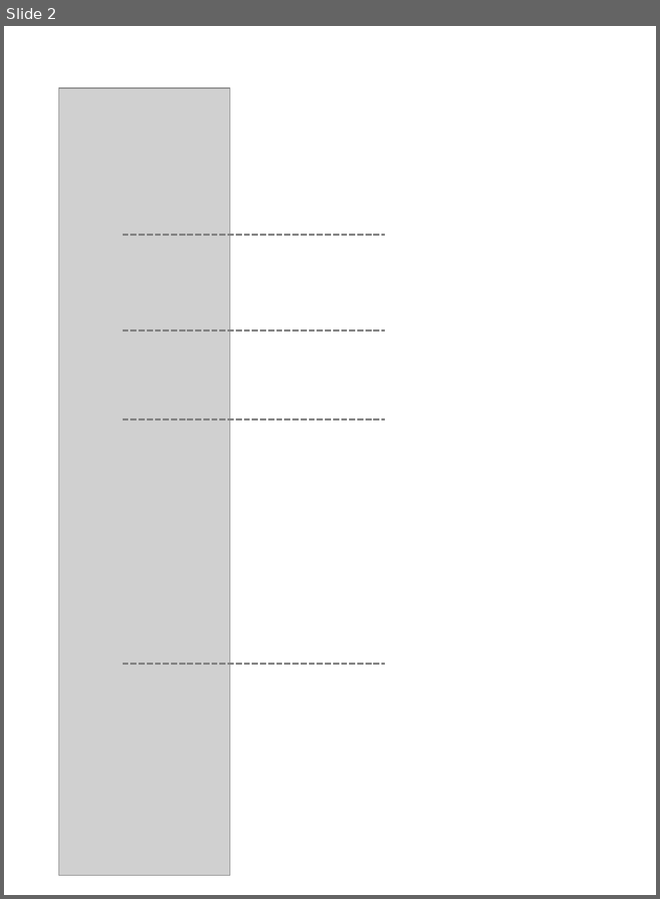
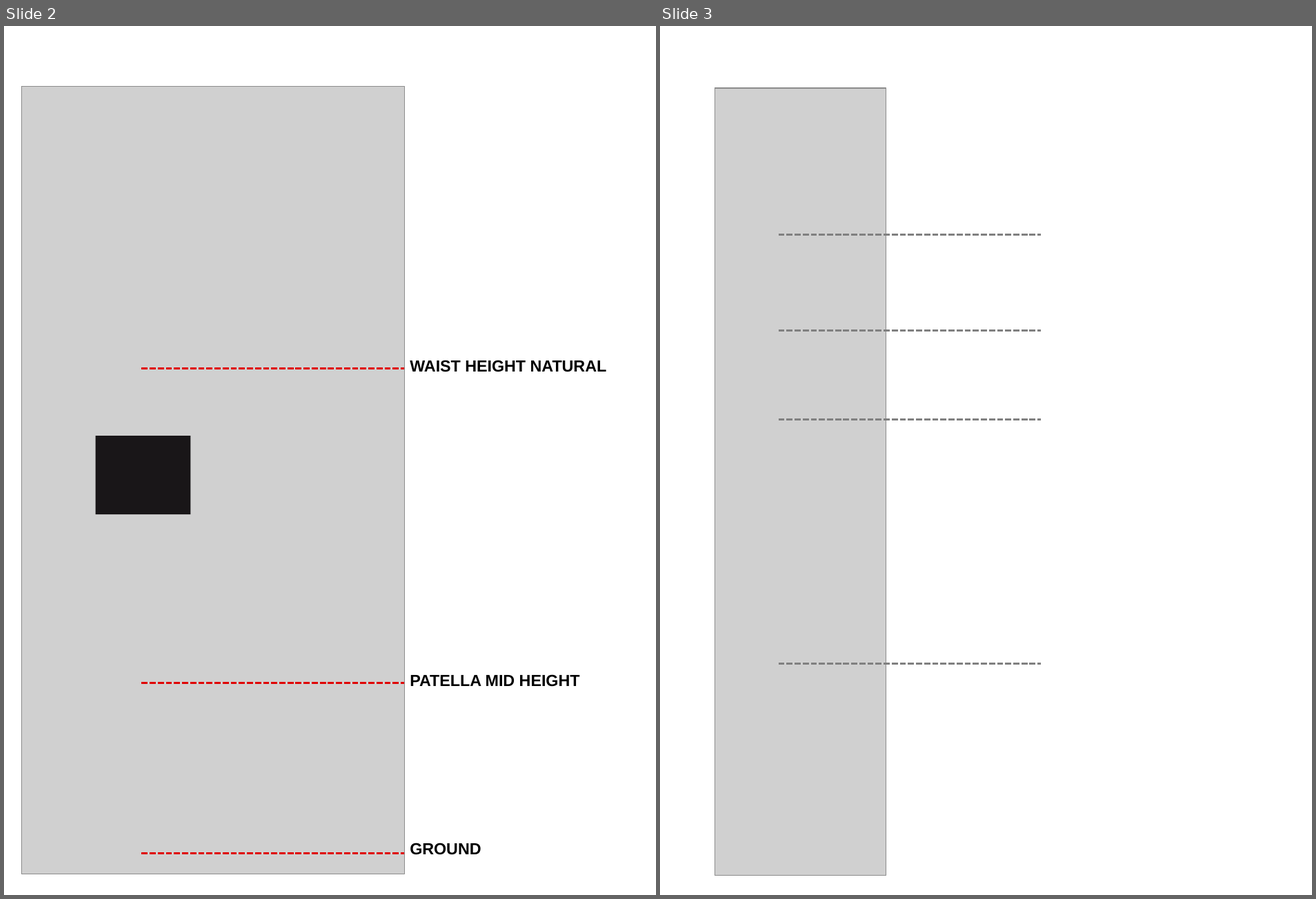
Before and after one commit to aaronbaggett/baseball_blog, a slide deck: figs/Anthro_Dimensions.pptx. Shown side by side, each under a label of ours: slide 2 before the commit, slides 2 and 3 after it. The pictures are 660x899 and 1316x899 pixels, drawn with LibreOffice and Linux fonts; fonts in the diff are those of the drawing; grey boxes stand for pictures. Boxes give left, top, right and bottom in pixels: in the first picture for what was removed or moved away, otherwise in the second. Text is boxed around its words. In the diff, an @@ line names an element or a change of style, - is before the commit and + after.

```diff
--- a/figs/Anthro_Dimensions.pptx
+++ b/figs/Anthro_Dimensions.pptx
@@ slide 2 added at (4, 26, 656, 895), background #FFFFFF @@
@@ picture added at (22, 87, 405, 875) @@
@@ line added from (142, 369) to (405, 369), #DF0202 2 pt dashed @@
@@ text added at (410, 360, 607, 372), 16 pt, text #000000, bold @@
+WAIST HEIGHT NATURAL
@@ rectangle added at (95, 436, 190, 515), fill #191618 @@
@@ line added from (142, 683) to (405, 683), #DF0202 2 pt dashed @@
@@ text added at (410, 675, 580, 687), 16 pt, text #000000, bold @@
+PATELLA MID HEIGHT
@@ line added from (142, 853) to (405, 853), #DF0202 2 pt dashed @@
@@ text added at (410, 843, 481, 855), 16 pt, text #000000, bold @@
+GROUND
@@ what was slide 2 is now slide 3 @@
```
Also in this commit, not shown: 1 other slide added, 1 slide removed, 4 other files.
